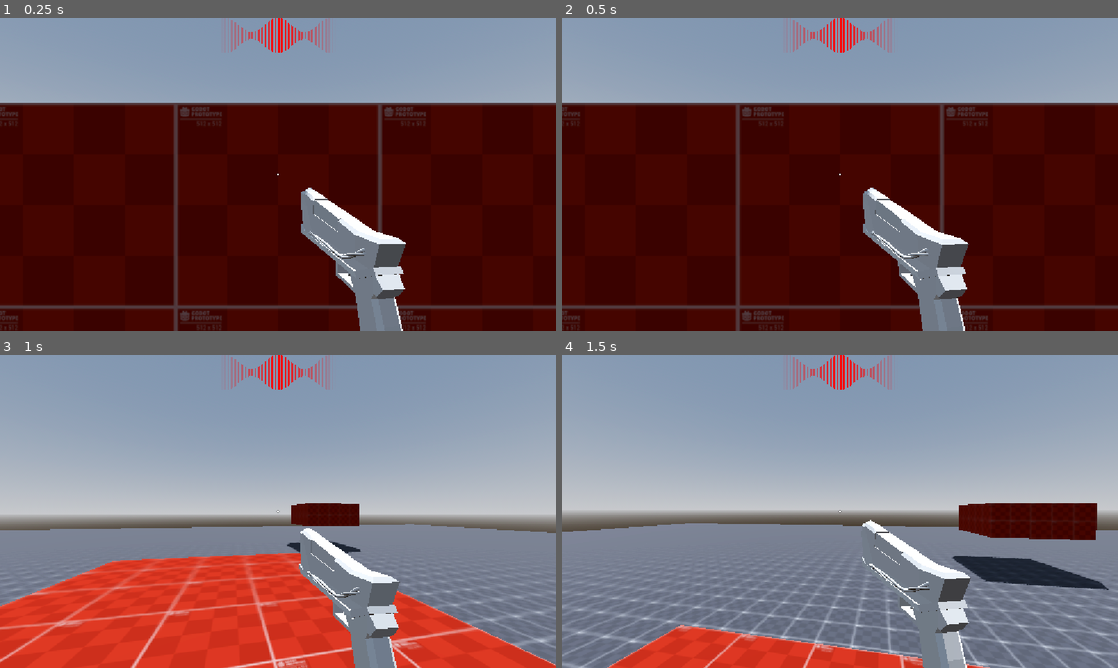
Above: before the commit, frames 1-4 (two rows, left to right).
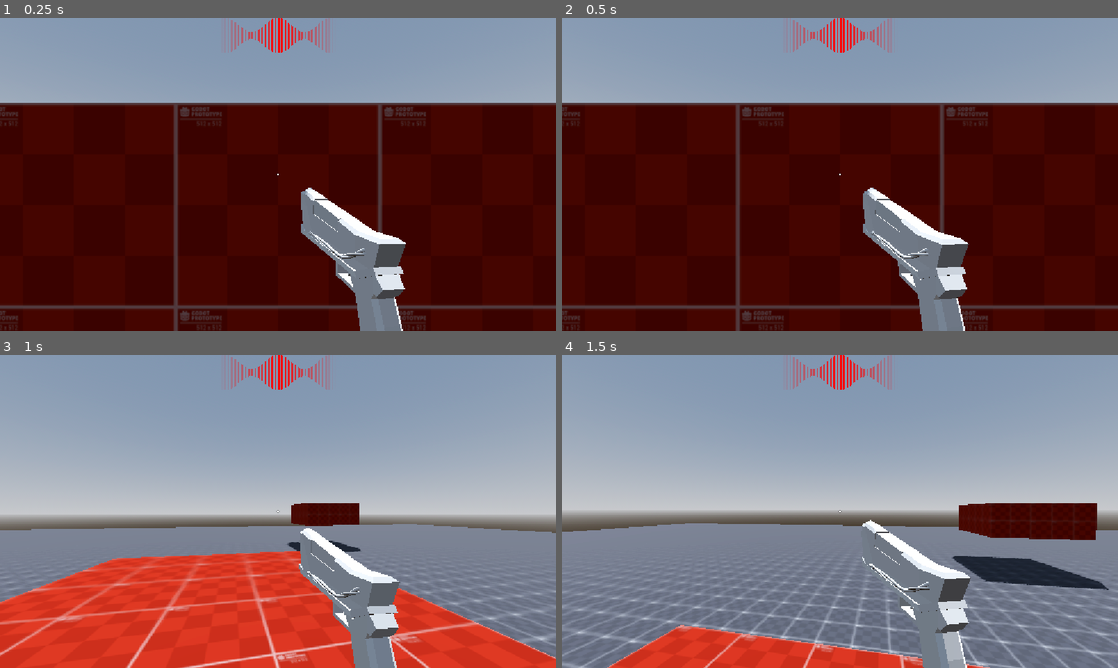
Above: after the commit, the same moments.

Repository: WasteIy/GameOff2025
Game: Godot game, scene res://Scenes/Levels/debug_level.tscn
Same seed, same stepped clock (60 frames per second), same inputs: the game is played once before the commit and once after it.
Inputs (mouse positions are in pixels of both pictures, inside the frame that each line leads up to):
- Up to frame 1 (0.25 s): no input
- Up to frame 2 (0.5 s): no input
- Up to frame 3 (1 s): move the mouse to (305, 511) at 0.52 s; hold W (move_forward) from 0.53 s (still down); hold Ctrl (crouch) from 0.53 s (still down); click (305, 511) at 0.67 s; tap Space (jump) at 0.77 s
- Up to frame 4 (1.5 s): keep holding W (move_forward); move the mouse to (812, 511) at 1.27 s; release Ctrl (crouch) at 1.28 s; tap Shift (run) at 1.35 s

Frames 1-2 are identical in both runs. In frame 3, 5.6% of the frame differs, in the area x 0-100%, y 47-100%; in frame 4, nothing differs.

Commit message:
Fix crouchstate bug

Diff:
--- a/Scenes/Player/player.tscn
+++ b/Scenes/Player/player.tscn
@@ -12,6 +12,34 @@
 [ext_resource type="Script" uid="uid://c2rjhovo4ljy7" path="res://Scenes/Player/Components/shoot.gd" id="7_jhyir"]
 [ext_resource type="PackedScene" uid="uid://rvq118nc0ibx" path="res://Scenes/UI/ui_debug.tscn" id="13_06tpx"]
 
+[sub_resource type="Animation" id="Animation_7g0yx"]
+resource_name = "CrouchState"
+length = 2.0
+loop_mode = 1
+step = 0.1
+tracks/0/type = "bezier"
+tracks/0/imported = false
+tracks/0/enabled = true
+tracks/0/path = NodePath("CameraController:position:x")
+tracks/0/interp = 1
+tracks/0/loop_wrap = true
+tracks/0/keys = {
+"handle_modes": PackedInt32Array(0, 2, 3, 0, 0),
+"points": PackedFloat32Array(0.0004112292, -0.17269254, -7.102359e-05, 0.17269254, 7.102359e-05, 0.06045824, -0.24999999, 0, 0.25, 0, -5.120039e-05, -0.20694202, 5.6802295e-05, 0.20694202, -5.6802295e-05, -0.059782874, -0.19999999, -1.0708347e-05, 0.19999999, 1.0708347e-05, 0.0004154537, -0.26331687, 0, 0.26331687, 0),
+"times": PackedFloat32Array(0, 0.5, 1, 1.5, 2)
+}
+tracks/1/type = "bezier"
+tracks/1/imported = false
+tracks/1/enabled = true
+tracks/1/path = NodePath("CameraController:position:y")
+tracks/1/interp = 1
+tracks/1/loop_wrap = true
+tracks/1/keys = {
+"handle_modes": PackedInt32Array(0, 0, 3, 0, 2),
+"points": PackedFloat32Array(0.6500281, -0.22789787, -0.0036741837, 0.3, -0.0010511875, 0.5, -0.2, 0.015, 0.2, 0.015, 0.6500281, -0.29999995, 0, 0.29999995, 0, 0.5, -0.2, 0.015, 0.2, 0.015, 0.6500281, -0.29999995, 0, 0, 0),
+"times": PackedFloat32Array(0, 0.5, 1, 1.5, 2)
+}
+
 [sub_resource type="Animation" id="Animation_74mp2"]
 length = 0.001
 tracks/0/type = "value"
@@ -107,34 +135,6 @@
 "times": PackedFloat32Array(0, 0.5, 1, 1.5, 2)
 }
 
-[sub_resource type="Animation" id="Animation_7g0yx"]
-resource_name = "CrouchState"
-length = 2.0
-loop_mode = 1
-step = 0.1
-tracks/0/type = "bezier"
-tracks/0/imported = false
-tracks/0/enabled = true
-tracks/0/path = NodePath("CameraController:position:x")
-tracks/0/interp = 1
-tracks/0/loop_wrap = true
-tracks/0/keys = {
-"handle_modes": PackedInt32Array(0, 2, 3, 0, 0),
-"points": PackedFloat32Array(0.0004112292, -0.17269254, -7.102359e-05, 0.17269254, 7.102359e-05, 0.06045824, -0.24999999, 0, 0.25, 0, -5.120039e-05, -0.20694202, 5.6802295e-05, 0.20694202, -5.6802295e-05, -0.059782874, -0.19999999, -1.0708347e-05, 0.19999999, 1.0708347e-05, 0.0004154537, -0.26331687, 0, 0.26331687, 0),
-"times": PackedFloat32Array(0, 0.5, 1, 1.5, 2)
-}
-tracks/1/type = "bezier"
-tracks/1/imported = false
-tracks/1/enabled = true
-tracks/1/path = NodePath("CameraController:position:y")
-tracks/1/interp = 1
-tracks/1/loop_wrap = true
-tracks/1/keys = {
-"handle_modes": PackedInt32Array(0, 0, 3, 0, 2),
-"points": PackedFloat32Array(0.6500281, -0.22789787, -0.0036741837, 0.3, -0.0010511875, 0.55, -0.2, 0.015, 0.2, 0.015, 0.6500281, -0.29999995, 0, 0.29999995, 0, 0.55, -0.2, 0.015, 0.2, 0.015, 0.6500281, -0.29999995, 0, 0, 0),
-"times": PackedFloat32Array(0, 0.5, 1, 1.5, 2)
-}
-
 [sub_resource type="AnimationLibrary" id="AnimationLibrary_74mp2"]
 _data = {
 &"CrouchState": SubResource("Animation_7g0yx"),
